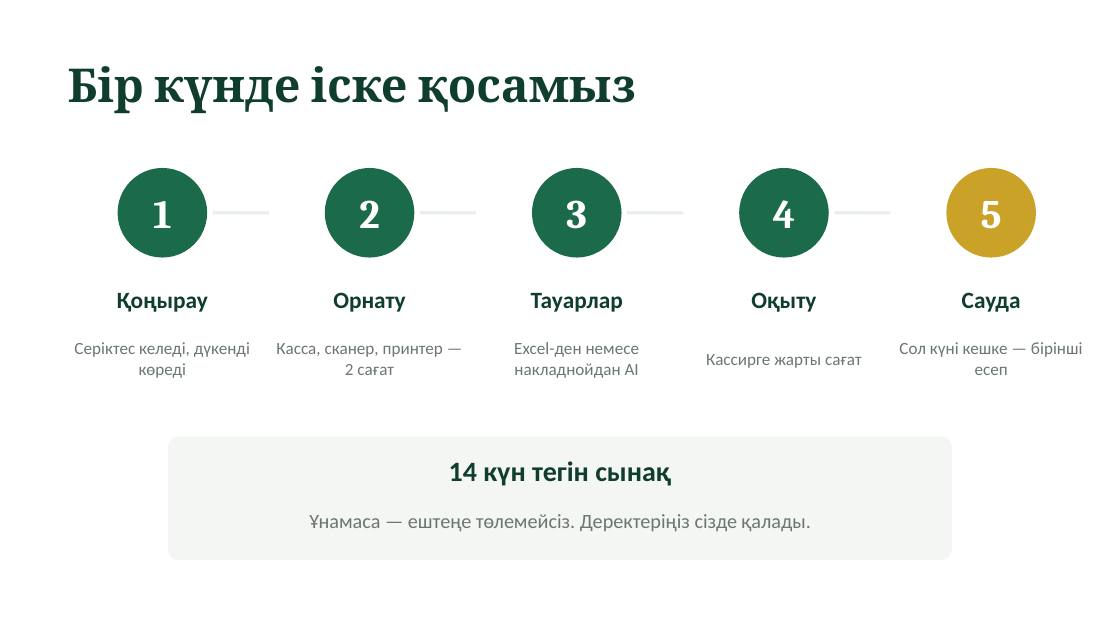
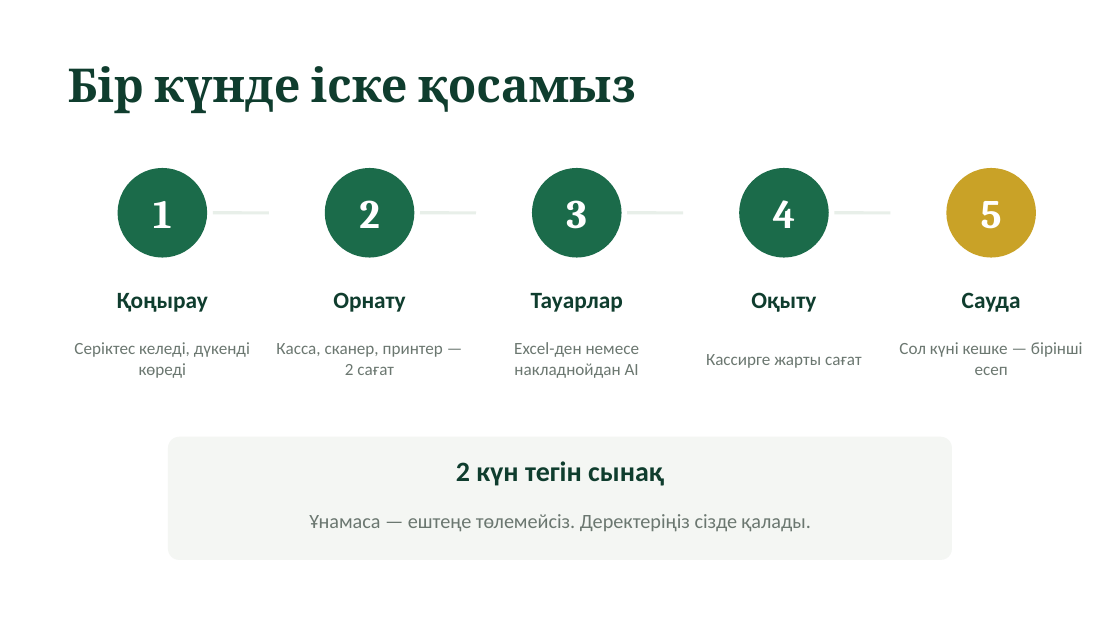
Before and after one commit to magzhansaken/tabys, a slide deck: slide 11 of docs/sales/Табыс-презентация.pptx (slide 10 before the commit). Drawn at 1120x630 pixels with LibreOffice and Linux fonts; fonts in the diff are those of the drawing. Boxes give left, top, right and bottom in pixels: in the first picture for what was removed or moved away, otherwise in the second. Text is boxed around its words. In the diff, an @@ line names an element or a change of style, - is before the commit and + after.

Commit message:
Новые цены и крючок со снимком настоящей кассы
ВАШИ ТРИ ПРАВКИ ВНЕСЕНЫ: Старт 9 990, орнату 20 000, сынақ 2 күн.

НО ОДНУ ВЕЩЬ СКАЖУ ПРЯМО. Старт 9 990 ДОРОЖЕ UMAG (8 800) на 1 190 ₸.
Диаграмма «цена в месяц» показала бы, что мы проигрываем на входе —
такую в презентацию ставить нельзя.

ПЕРЕДЕЛАЛ СРАВНЕНИЕ НА ПЕРВЫЙ ГОД СО СТАНДАРТОМ:
  Табыс  14 900×12 + 20 000 = 198 800 ₸
  UMAG   19 900×12 + 30 000 = 268 800 ₸
  Wipon  22 500×12 + 30 000 ≈ 300 000 ₸

Дешевле UMAG на 70 000 ₸ — и это правда, а не подтасовка. Наш столбец
зелёный и самый низкий, читается с первого взгляда.

КРЮЧОК — ВТОРОЙ СЛАЙД, СО СНИМКОМ НАСТОЯЩЕЙ КАССЫ.

Это НЕ рисунок: экран снят с работающей кассы. Весы дали 4,5 кг
картопа, итог 2 210 ₸, товары по-казахски.

Владелец магазина не читает списки функций — он смотрит на экран и
решает, справится его кассирша или нет. Рядом четыре подписи: один
экран, крупный шрифт, вес сам, сумма на кнопке ОПЛАТА.

В ЦЕНЫ-РЫНКА.md дописано, что говорить, если спросят про Старт:
«чуть дороже, зато мобильное и работа без интернета входят; а Стандарт
за год экономит 70 тысяч».

Двенадцать слайдов, все отрисованы и просмотрены.

```diff
--- a/docs/sales/Табыс-презентация.pptx
+++ b/docs/sales/Табыс-презентация.pptx
@@ text at box(456, 461, 664, 486): text changed @@
-14 күн тегін сынақ
+2 күн тегін сынақ
```
Also in this commit, not shown: 3 other slides changed, 1 slide added, 3 other files.
